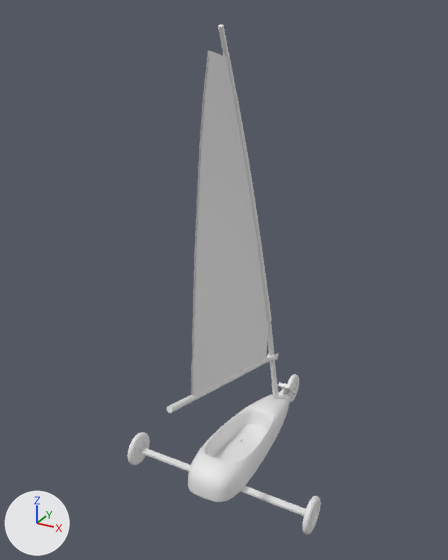
Renders of the COLLADA model resources/models/yachts/beware/beware.dae from each side of a commit.
Both versions are drawn from a 50 mm lens placed at (3.28, -6.09, 6.14), pointed at (-0.27, 0.37, 2.91). Arrows for +X, +Y and +Z are at lower left; the lights stay in place. The first picture is the older version. Materials are left out; every surface is plain grey.

The first picture shows 'Achterloper', 'Band.001', 'Band.002', 'Giek', 'Kuip', 'Mastslurf', 'Sail', 'Velg.001', 'Velg.003' and 7 more.
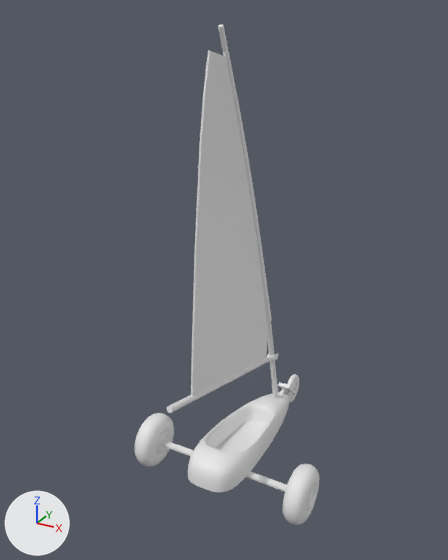
Location of each change, (x1, y1, x2, y2) in pixels of the pictures (448 x 560 px; the box of a moved part takes in the faces that stretch with it):
'Kuip', turned: before (188, 394, 290, 502); after (188, 393, 289, 492)
'Band.002', reshaped: before (302, 496, 321, 535); after (283, 464, 319, 525)
'Band.001', reshaped (67% wider, 62% taller): before (127, 432, 150, 465); after (135, 413, 174, 467)
'Achterloper', moved, rescaled (23% narrower, 23% shorter): before (141, 448, 306, 516); after (160, 440, 287, 492)
'Velg.001', reshaped: before (135, 439, 148, 461); after (157, 432, 169, 454)
'Velg.003', reshaped: before (310, 504, 320, 529); after (307, 485, 316, 510)
part 3 of me_cylinder_008, moved or reshaped: before (302, 497, 321, 534); after (283, 468, 319, 524)
part 5 of me_cylinder_005, moved or reshaped: before (131, 434, 150, 465); after (135, 417, 174, 466)
part 7 of me_vert_002, added: after (191, 51, 210, 395)

Diff of the bpy script that builds the scene:
```diff
--- a/resources/models/yachts/beware/beware.dae.py
+++ b/resources/models/yachts/beware/beware.dae.py
@@ me_cube @@
-me_cube.from_pydata(...)  # 8 vertices, 12 faces; spans x -1.26..1.26, y -0.32..-0.22, z 0.22..0.26
+me_cube.from_pydata(...)  # 8 vertices, 12 faces; spans x -1.05..1.05, y -0.19..-0.09, z 0.37..0.41
+# me_cube part 1: the whole mesh is scaled about its middle by (0.827, 1, 1), then moved by (0.0, 0.13, 0.15)
@@ me_cube_002 @@
-me_cube_002.from_pydata(...)  # 538 vertices, 1072 faces; spans x -0.37..0.37, y -0.71..1.98, z 0.22..0.67
+me_cube_002.from_pydata(...)  # 538 vertices, 1072 faces; spans x -0.37..0.37, y -0.71..1.97, z 0.22..0.81
+# me_cube_002 part 2: the whole mesh is turned -3.4 degrees about the x axis through its middle, then moved by (0.0, 0.01, 0.08)
@@ me_cylinder_008 @@
-me_cylinder_008.from_pydata(...)  # 768 vertices, 1536 faces; spans x 1.3..1.388, y -0.512..-0.025, z -0.005..0.482
+me_cylinder_008.from_pydata(...)  # 768 vertices, 1536 faces; spans x 1.0..1.288, y -0.524..0.248, z 0.002..0.775
+# me_cylinder_008 part 3: 768 of 768 vertices moved; they spanned x 1.3..1.388, y -0.512..-0.025, z -0.005..0.482 and now span x 1.0..1.288, y -0.524..0.248, z 0.002..0.775; mean shift (-0.2, 0.13, 0.15)
@@ me_cylinder_009 @@
-me_cylinder_009.from_pydata(...)  # 688 vertices, 1368 faces; spans x 1.267..1.395, y -0.429..-0.108, z 0.078..0.399
+me_cylinder_009.from_pydata(...)  # 650 vertices, 1296 faces; spans x 0.993..1.295, y -0.299..0.023, z 0.228..0.55
+# me_cylinder_009 part 4: 688 vertices removed from x 1.267..1.395, y -0.429..-0.108, z 0.078..0.399; 650 vertices added at x 0.993..1.295, y -0.299..0.023, z 0.228..0.55
@@ me_cylinder_005 @@
-me_cylinder_005.from_pydata(...)  # 768 vertices, 1536 faces; spans x -1.388..-1.3, y -0.512..-0.025, z -0.005..0.482
+me_cylinder_005.from_pydata(...)  # 768 vertices, 1536 faces; spans x -1.288..-1.0, y -0.524..0.248, z 0.002..0.775
+# me_cylinder_005 part 5: 768 of 768 vertices moved; they spanned x -1.388..-1.3, y -0.512..-0.025, z -0.005..0.482 and now span x -1.288..-1.0, y -0.524..0.248, z 0.002..0.775; mean shift (0.2, 0.13, 0.15)
@@ me_cylinder_007 @@
-me_cylinder_007.from_pydata(...)  # 688 vertices, 1368 faces; spans x -1.395..-1.267, y -0.429..-0.108, z 0.078..0.399
+me_cylinder_007.from_pydata(...)  # 650 vertices, 1296 faces; spans x -1.295..-0.993, y -0.299..0.023, z 0.228..0.55
+# me_cylinder_007 part 6: 688 vertices removed from x -1.395..-1.267, y -0.429..-0.108, z 0.078..0.399; 650 vertices added at x -1.295..-0.993, y -0.299..0.023, z 0.228..0.55
@@ me_vert_002 @@
-me_vert_002.from_pydata(...)  # 1450 vertices, 2688 faces; spans x -0.01..0.01, y -0.91..1.17, z 1.41..5.75
+me_vert_002.from_pydata(...)  # 1762 vertices, 3520 faces; spans x -0.01..0.01, y -0.91..1.17, z 1.41..5.75
+# me_vert_002 part 7: 312 vertices added at x -0.01..0.01, y -0.91..1.17, z 1.41..5.75
```
